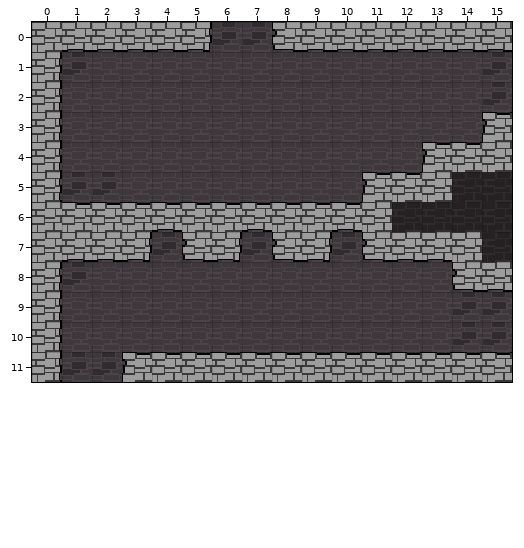
Two states of a Tiled map, dev/tiled/room-story-007.tmx. That is the earlier state.
Cells are 20x20 px. Shown: x 0..15, y 0..11. The commit also replaced the tileset; all pictures use the new one.
The same view after the edit:
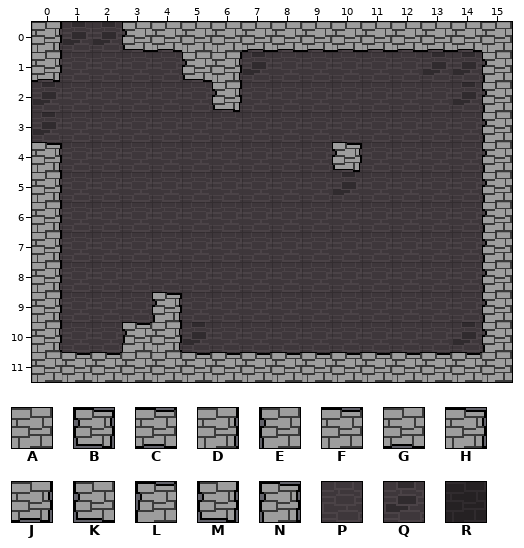
Key: from "tile-bricks": A 0, B 1, C 3, D 4, E 5, F 6, G 7, H 8, J 9, K 10, L 11, M 13, N 15, P 16, Q 17, R 18.
_ is an empty cell, # one hidden under a higher layer.
Commit message: Added new story levels, new bricks graphics.
Changes in this commit:
Layer "BACKGROUND":
y 0: x 1..2 PP -> QQ; x 6..7 QQ -> #P
y 1: x 15 Q -> P
y 2: x 0 P -> Q; x 15 Q -> P
y 3: x 0 P -> Q
y 9..10: x 15 Q -> P
y 11: x 1..2 QQ -> PP
Layer "FOREGROUND":
y 0: x 0..3 AGGG -> D__K; x 5..8 J__K -> AAGG; x 15 G -> A
y 1: x 0 D -> J; x 5..6 __ -> KD; x 15 _ -> E
y 2: x 0 D -> _; x 6 _ -> M; x 15 _ -> E
y 3: x 0 D -> _; x 15 L -> E
y 4: x 0 D -> H; x 10 _ -> B; x 13..15 LFA -> __E
y 5: x 11..15 LFARR -> ____E
y 6: x 0..15 AFFFCFFCFFCARRRR -> D______________E
y 7: x 0..3 AGGJ -> D___; x 5..6 KJ -> __; x 8..9 KJ -> __; x 11..15 KGGAR -> ____E
y 8: x 14..15 KG -> _E
y 9: x 4 _ -> N; x 15 _ -> E
y 10: x 3..4 __ -> LD; x 15 _ -> E
y 11: x 0..4 D__LF -> AFFAA; x 15 F -> A
